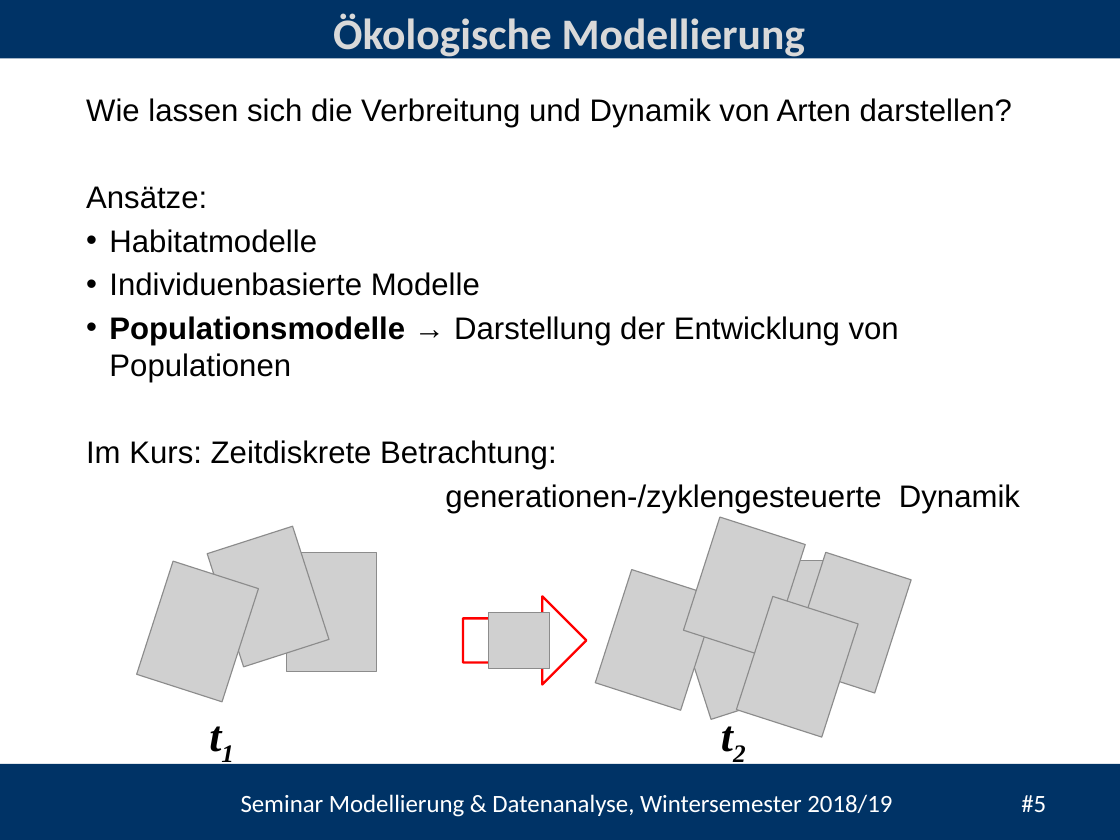
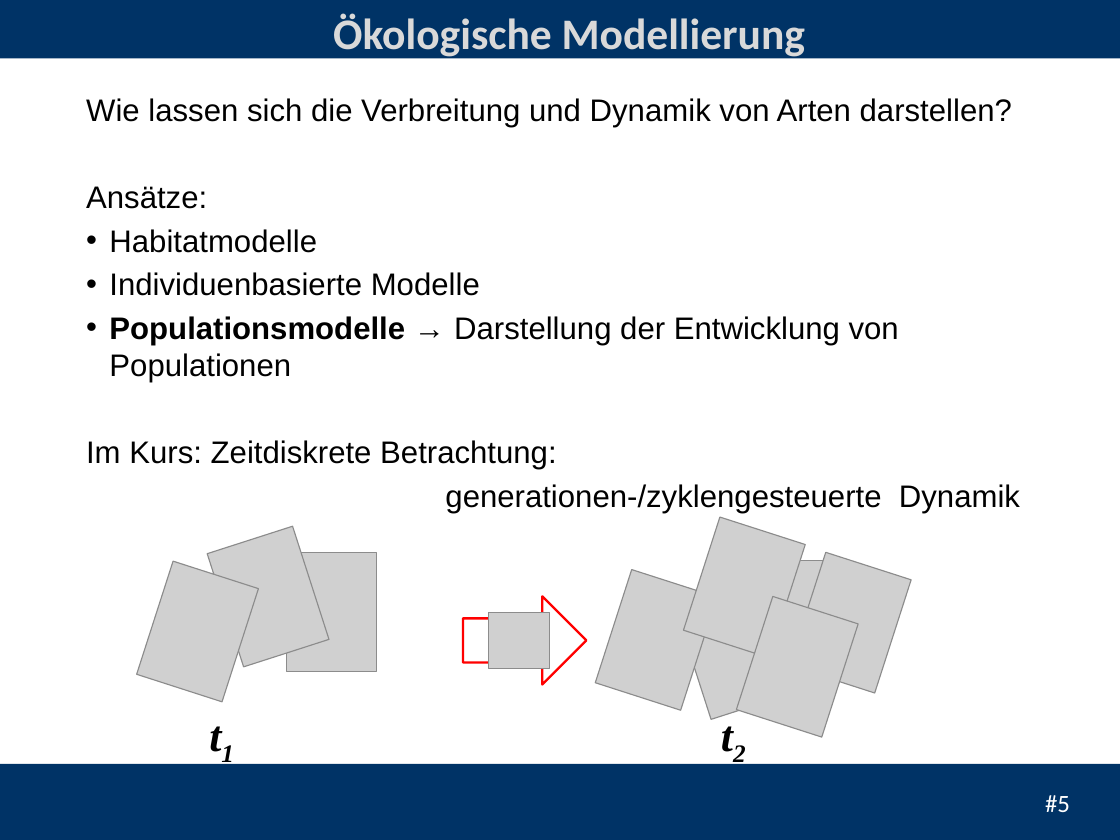
Before and after one commit to heistermann/Einf_Modellierung, a slide deck: slide 5 of Termin_2/folien/Termin_2_Populationsmodelle.pptx. Drawn at 1120x840 pixels with LibreOffice and Linux fonts; fonts in the diff are those of the drawing; grey boxes stand for pictures; background and template pictures are left out. Boxes give left, top, right and bottom in pixels: in the first picture for what was removed or moved away, otherwise in the second. Text is boxed around its words. In the diff, an @@ line names an element or a change of style, - is before the commit and + after.

```diff
--- a/Termin_2/folien/Termin_2_Populationsmodelle.pptx
+++ b/Termin_2/folien/Termin_2_Populationsmodelle.pptx
@@ text removed at [241,794,1046,817] @@
-Seminar Modellierung & Datenanalyse, Wintersemester 2018/19 #5
@@ page number added at [1045,795,1070,812], 16 pt, text #FFFFFF @@
+#5
```
Also in this commit, not shown: 9 other slides changed, 1 slide added, 1 other file.
